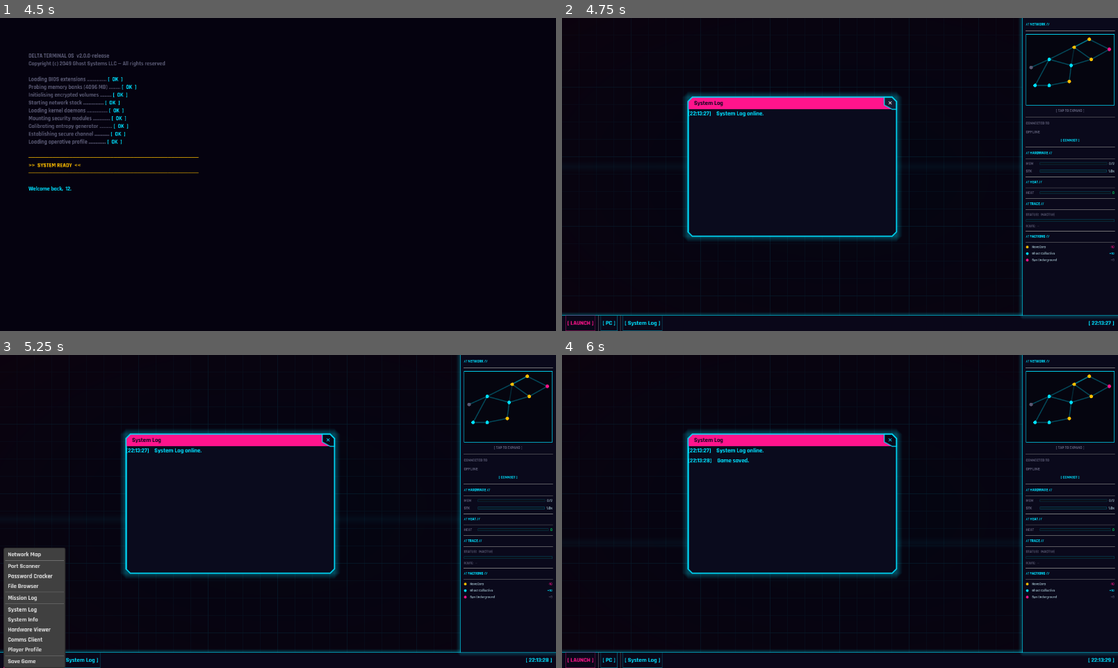
Above: before the commit, frames 1-4 (two rows, left to right).
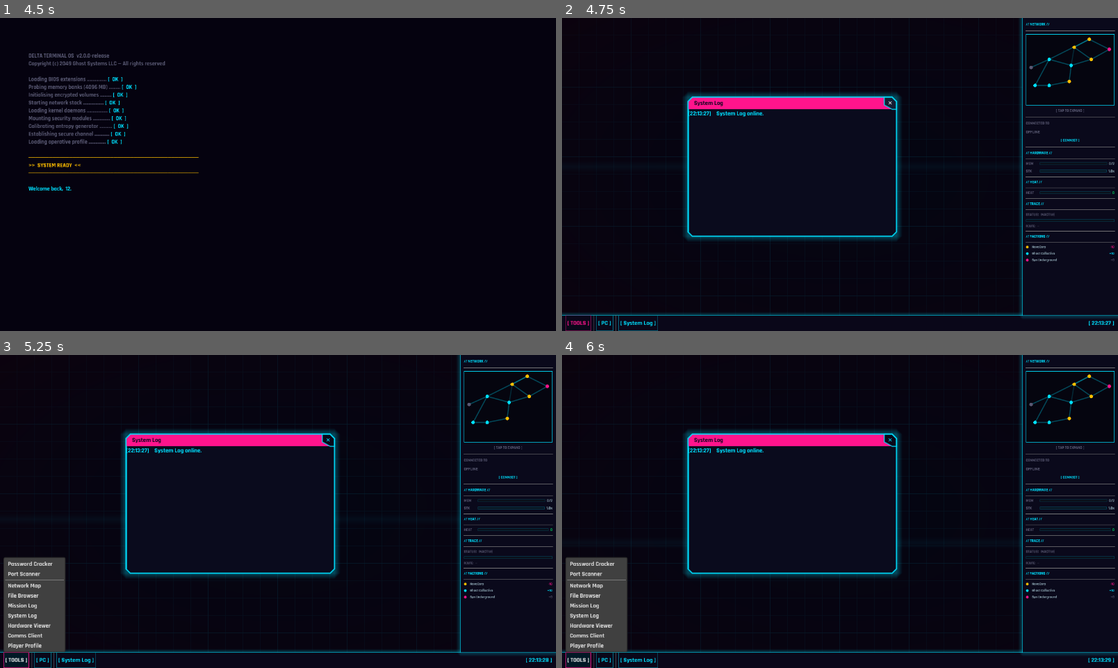
Above: after the commit, the same moments.

Repository: Sub-Xaero/Delta-Terminal-v2
Game: Godot game, scene res://scenes/main_menu.tscn
Two runs of this game, one before a commit and one after it. Both use one fixed random seed, a clock stepped at 60 frames per second and the inputs below.
Inputs (mouse positions are in pixels of both pictures, inside the frame that each line leads up to):
- Up to frame 1 (4.5 s): click "[ NEW GAME ]" at 0.5 s; click (278, 230) at 1.27 s; type "12" at 1.35 s; click "[ CONFIRM ]" at 2 s; tap Enter at 2.75, 4.25 s; move the mouse to (400, 158) at 2.77 s; click (400, 158) at 2.92 s; tap Space at 3.5 s; drag from (166, 190) to (250, 237) at 3.52 s; move the mouse to (333, 105) at 4.27 s; click (333, 105) at 4.42 s
- Up to frame 2 (4.75 s): no input
- Up to frame 3 (5.25 s): click (16, 661) at 5 s, where only the run after the commit has a clickable "[ TOOLS ]"
- Up to frame 4 (6 s): click (578, 661) at 5.75 s, where only the run before the commit has a clickable "[ LAUNCH ]"

Frame 1 is identical in both runs. In frame 2, 0.2% of the frame differs, in the area x 1-19%, y 94-100%; in frame 3, 1.9%; in frame 4, 3.7%, in the area x 0-34%, y 32-100%.

Commit message:
Replace launch button with taskbar tools menu; right-click menu kept for system actions only

Diff:
--- a/scenes/desktop/desktop.gd
+++ b/scenes/desktop/desktop.gd
@@ -54,29 +54,7 @@
 
 func _setup_context_menu() -> void:
 	context_menu.clear()
-	context_menu.add_item("Network Map", 0)
-	context_menu.add_separator()
-	if _has_exe("Port Scanner"):
-		context_menu.add_item("Port Scanner", 5)
-	if _has_exe("Password Cracker"):
-		context_menu.add_item("Password Cracker", 1)
-	if _has_exe("Firewall Bypasser"):
-		context_menu.add_item("Firewall Bypasser", 9)
-	if _has_exe("Encryption Breaker"):
-		context_menu.add_item("Encryption Breaker", 10)
-	if _has_exe("Log Deleter"):
-		context_menu.add_item("Log Deleter", 14)
-	context_menu.add_item("File Browser", 7)
-	if _has_exe("Credential Manager"):
-		context_menu.add_item("Credential Manager", 13)
-	context_menu.add_separator()
-	context_menu.add_item("Mission Log", 6)
-	context_menu.add_separator()
-	context_menu.add_item("System Log", 3)
 	context_menu.add_item("System Info", 4)
-	context_menu.add_item("Hardware Viewer", 11)
-	context_menu.add_item("Comms Client", 15)
-	context_menu.add_item("Player Profile", 16)
 	context_menu.add_separator()
 	context_menu.add_item("Save Game", 12)
 	if not context_menu.id_pressed.is_connected(_on_context_menu_id_pressed):
@@ -116,8 +94,30 @@
 				w.queue_free()
 			else:
 				window_manager.spawn_tool_window(NetworkMapScene, "Network Map")
+		"Password Cracker":
+			window_manager.spawn_tool_window(PasswordCrackerScene, "Password Cracker")
+		"Port Scanner":
+			window_manager.spawn_tool_window(PortScannerScene, "Port Scanner")
+		"Firewall Bypasser":
+			window_manager.spawn_tool_window(FirewallBypasserScene, "Firewall Bypasser")
+		"Encryption Breaker":
+			window_manager.spawn_tool_window(EncryptionBreakerScene, "Encryption Breaker")
+		"Log Deleter":
+			window_manager.spawn_tool_window(LogDeleterScene, "Log Deleter")
+		"Credential Manager":
+			window_manager.spawn_tool_window(CredentialManagerScene, "Credential Manager")
+		"File Browser":
+			window_manager.spawn_tool_window(FileBrowserScene, "File Browser")
+		"Mission Log":
+			window_manager.spawn_tool_window(MissionLogScene, "Mission Log")
+		"System Log":
+			window_manager.spawn_tool_window(SystemLogScene, "System Log")
 		"Hardware Viewer":
 			window_manager.spawn_tool_window(HardwareViewerScene, "Hardware Viewer")
+		"Comms Client":
+			window_manager.spawn_tool_window(CommsClientScene, "Comms Client")
+		"Player Profile":
+			window_manager.spawn_tool_window(PlayerProfileScene, "Player Profile")
 
 
 func _on_context_menu_id_pressed(id: int) -> void:
--- a/scenes/desktop/taskbar.gd
+++ b/scenes/desktop/taskbar.gd
@@ -2,12 +2,34 @@
 extends Panel
 ## Taskbar / dock showing open tool buttons and a system clock.
 ## Reacts to EventBus.tool_opened / tool_closed.
+
+# Gated tools — only shown when the player has the exe in local_storage.
+const _GATED_TOOLS: Array = [
+	{"name": "Password Cracker",   "exe": "password_cracker.exe"},
+	{"name": "Port Scanner",       "exe": "port_scanner.exe"},
+	{"name": "Firewall Bypasser",  "exe": "firewall_bypass.exe"},
+	{"name": "Encryption Breaker", "exe": "encryption_breaker.exe"},
+	{"name": "Log Deleter",        "exe": "log_deleter.exe"},
+	{"name": "Credential Manager", "exe": "credential_manager.exe"},
+]
+# Always-available tools (no exe required).
+const _FREE_TOOLS: Array = [
+	"Network Map",
+	"File Browser",
+	"Mission Log",
+	"System Log",
+	"Hardware Viewer",
+	"Comms Client",
+	"Player Profile",
+]
 
 @onready var task_items: HBoxContainer = $TaskItems
 @onready var clock_label: Label = $ClockLabel
 
 # tool_name -> Button
 var _task_buttons: Dictionary = {}
+var _tools_menu: PopupMenu = null
+var _tools_btn: Button = null
 
 
 func _ready() -> void:
@@ -15,21 +37,55 @@
 	EventBus.tool_closed.connect(_on_tool_closed)
 	_apply_theme()
 	_update_clock()
-	_add_launch_button()
+	_add_tools_button()
 	_add_pc_button()
 
 
-func _add_launch_button() -> void:
-	var btn := Button.new()
-	btn.text = "[ LAUNCH ]"
-	_style_button(btn, Color(1.0, 0.08, 0.55))
-	btn.pressed.connect(func():
-		EventBus.context_menu_requested.emit(btn.global_position + Vector2(0.0, -4.0))
-	)
-	task_items.add_child(btn)
-	# Separator to visually divide launch button from tool buttons
+func _add_tools_button() -> void:
+	_tools_btn = Button.new()
+	_tools_btn.text = "[ TOOLS ]"
+	_style_button(_tools_btn, Color(1.0, 0.08, 0.55))
+
+	_tools_menu = PopupMenu.new()
+	_tools_btn.add_child(_tools_menu)
+	_tools_menu.id_pressed.connect(_on_tools_menu_id_pressed)
+
+	_tools_btn.pressed.connect(_open_tools_menu)
+	task_items.add_child(_tools_btn)
+
 	var sep := VSeparator.new()
 	task_items.add_child(sep)
+
+
+func _open_tools_menu() -> void:
+	_tools_menu.clear()
+	var storage: Array = GameManager.player_data.get("local_storage", [])
+	var idx: int = 0
+	for tool: Dictionary in _GATED_TOOLS:
+		if tool["exe"] in storage:
+			_tools_menu.add_item(tool["name"], idx)
+		idx += 1
+	if _tools_menu.item_count > 0:
+		_tools_menu.add_separator()
+	for tool_name: String in _FREE_TOOLS:
+		_tools_menu.add_item(tool_name, idx)
+		idx += 1
+	_tools_menu.reset_size()
+	var pos := _tools_btn.global_position
+	pos.y -= _tools_menu.size.y
+	_tools_menu.position = Vector2i(pos)
+	_tools_menu.popup()
+
+
+func _on_tools_menu_id_pressed(id: int) -> void:
+	# Resolve id back to tool name
+	var all_tools: Array = []
+	for tool: Dictionary in _GATED_TOOLS:
+		all_tools.append(tool["name"])
+	for tool_name: String in _FREE_TOOLS:
+		all_tools.append(tool_name)
+	if id < all_tools.size():
+		EventBus.open_tool_requested.emit(all_tools[id])
 
 
 func _style_button(btn: Button, color: Color) -> void:
